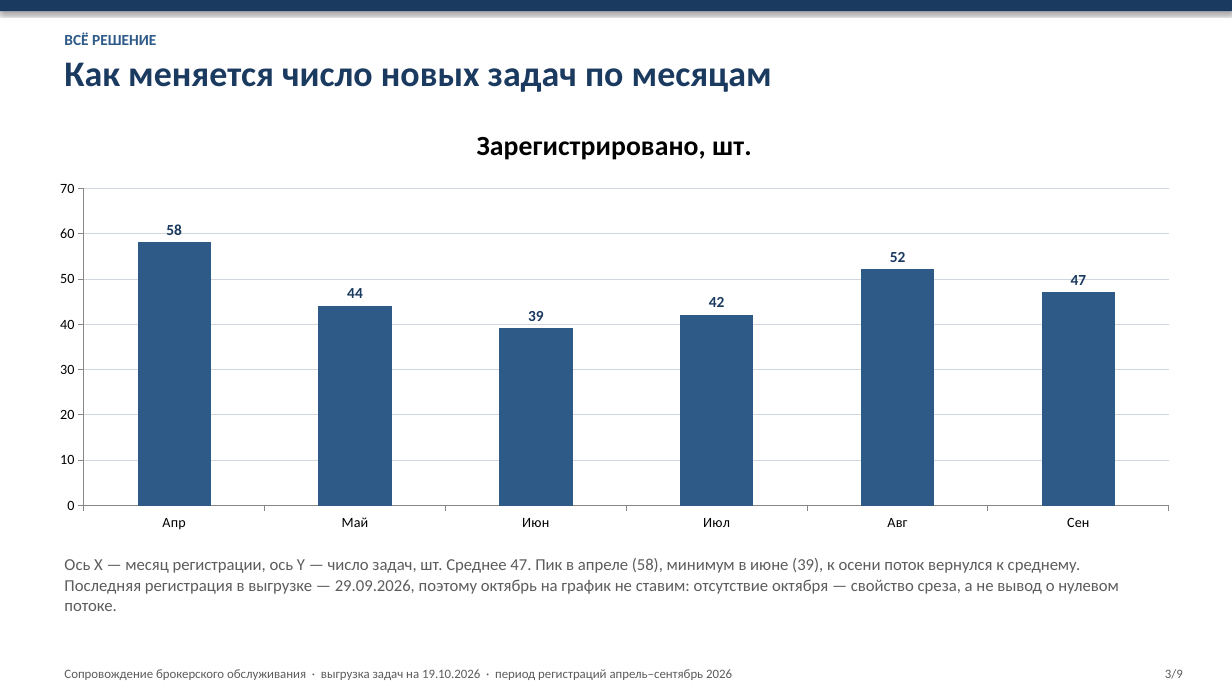
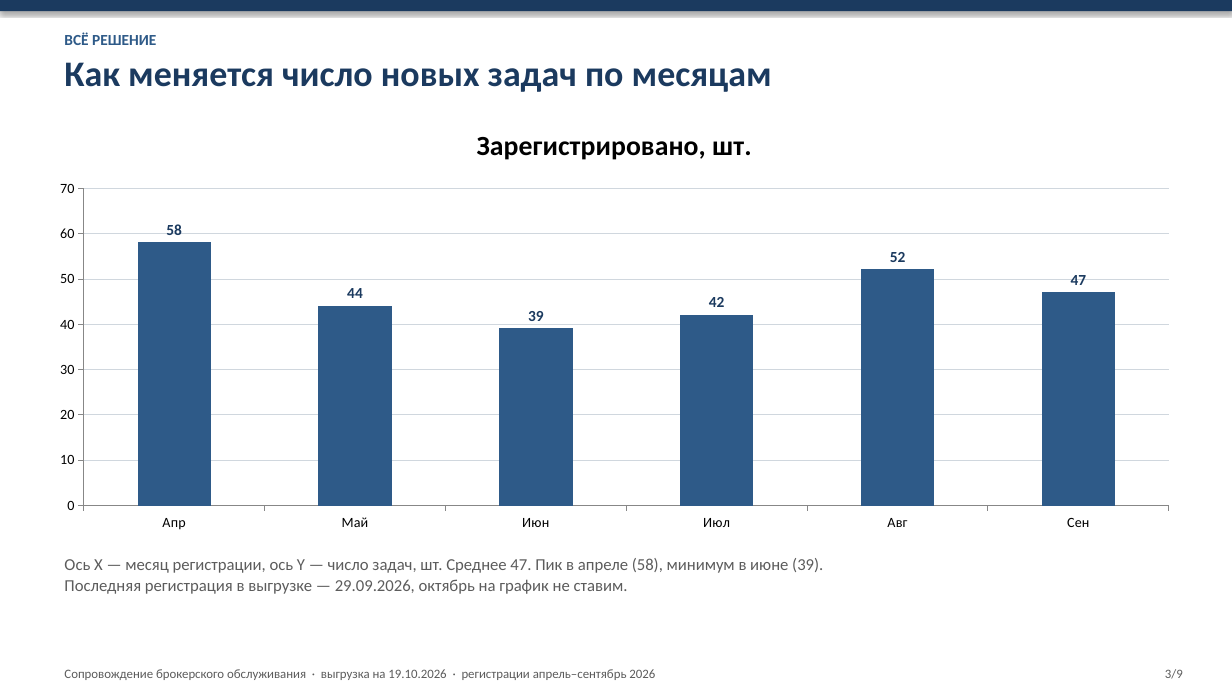
Before and after one commit to kkokurin799/Work, a slide deck: slide 3 of support-stats/brokerage_support_stats.pptx. Drawn at 1232x693 pixels with LibreOffice and Linux fonts; fonts in the diff are those of the drawing. Boxes give left, top, right and bottom in pixels: in the first picture for what was removed or moved away, otherwise in the second. Text is boxed around its words. In the diff, an @@ line names an element or a change of style, - is before the commit and + after.

```diff
--- a/support-stats/brokerage_support_stats.pptx
+++ b/support-stats/brokerage_support_stats.pptx
@@ text at box(64, 558, 823, 594): text changed @@
-Ось X — месяц регистрации, ось Y — число задач, шт. Среднее 47. Пик в апреле (58), минимум в июне (39), к осени поток вернулся к среднему.
-Последняя регистрация в выгрузке — 29.09.2026, поэтому октябрь на график не ставим: отсутствие октября — свойство среза, а не вывод о нулевом потоке.
+Ось X — месяц регистрации, ось Y — число задач, шт. Среднее 47. Пик в апреле (58), минимум в июне (39).
+Последняя регистрация в выгрузке — 29.09.2026, октябрь на график не ставим.
@@ text at box(64, 669, 655, 680): text changed @@
-Сопровождение брокерского обслуживания · выгрузка задач на 19.10.2026 · период регистраций апрель–сентябрь 2026
+Сопровождение брокерского обслуживания · выгрузка на 19.10.2026 · регистрации апрель–сентябрь 2026
```
Also in this commit, not shown: 7 other slides changed, 1 slide added, 1 slide removed, 2 other files.
